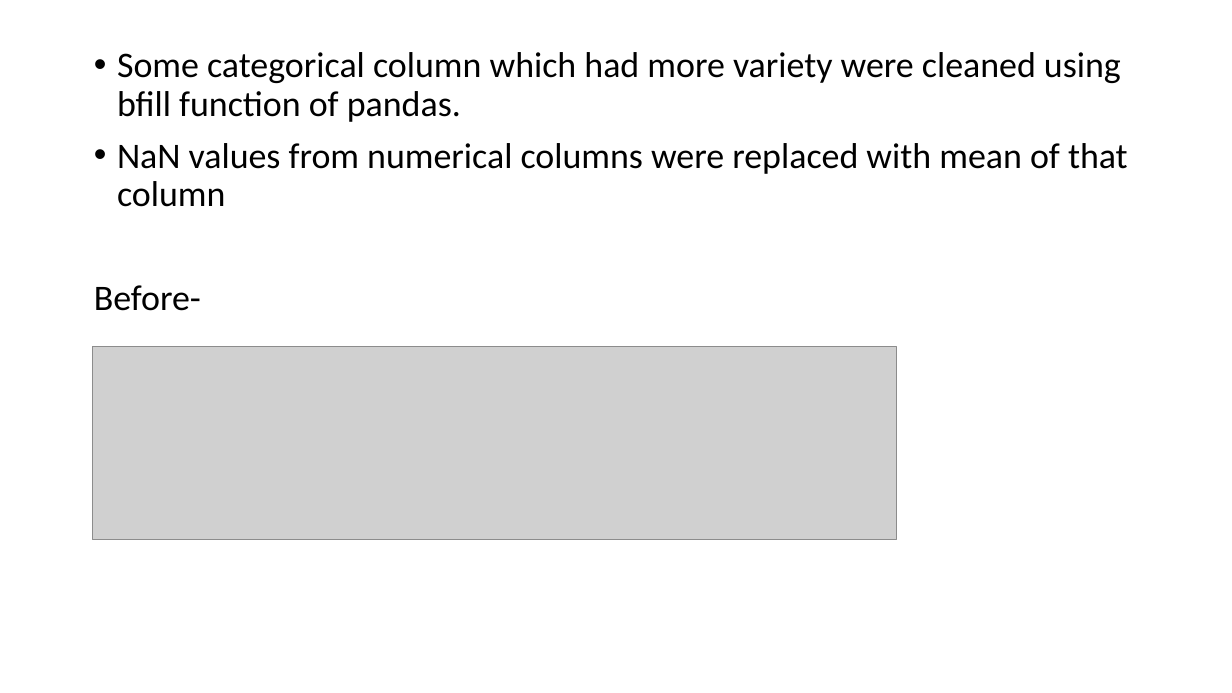
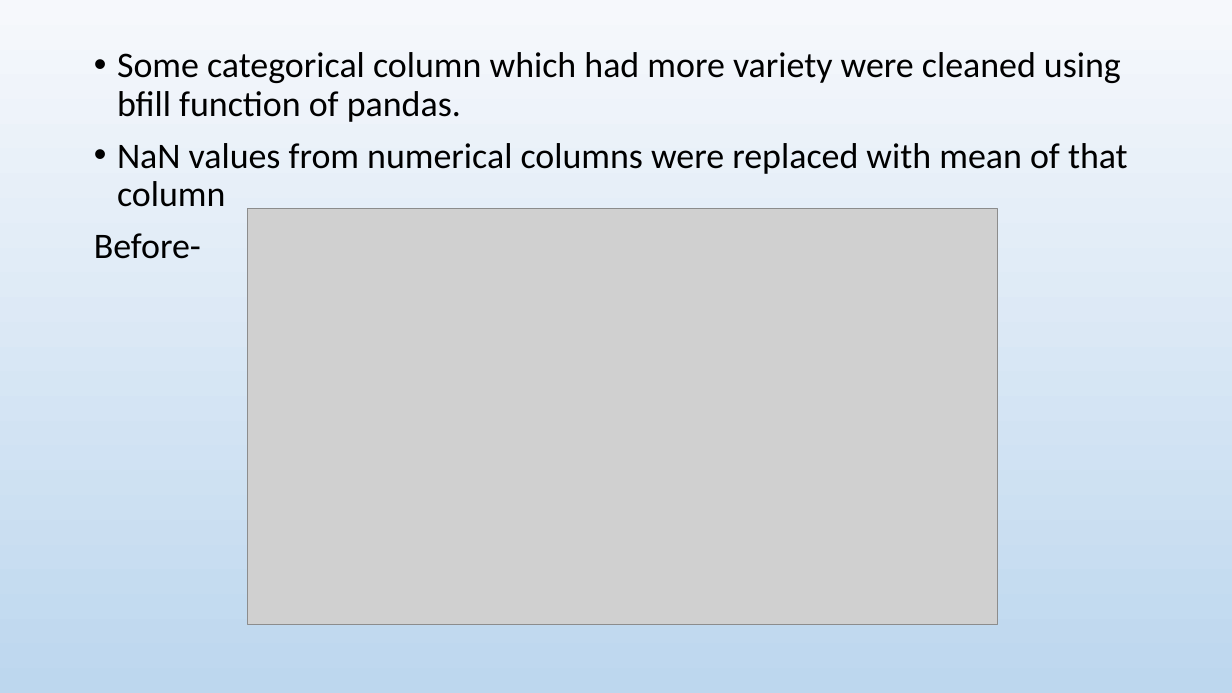
Before and after one commit to mohitgaggar/IDSproject, a slide deck: slide 5 of IDS.pptx. Drawn at 1232x693 pixels with LibreOffice and Linux fonts; fonts in the diff are those of the drawing; grey boxes stand for pictures. Boxes give left, top, right and bottom in pixels: in the first picture for what was removed or moved away, otherwise in the second. Text is boxed around its words. In the diff, an @@ line names an element or a change of style, - is before the commit and + after.

```diff
--- a/IDS.pptx
+++ b/IDS.pptx
@@ background #FFFFFF to gradient #F6F8FC to #BDD7EE to #ABC0E4 to #C7D5ED @@
@@ text "Some categorical column which had ..." rewrapped from box(94, 52, 1128, 311) to box(94, 52, 1128, 259) @@
@@ picture added at box(248, 208, 997, 624) @@
@@ picture removed at box(92, 347, 897, 540) @@
```
Also in this commit, not shown: 16 other slides changed.
